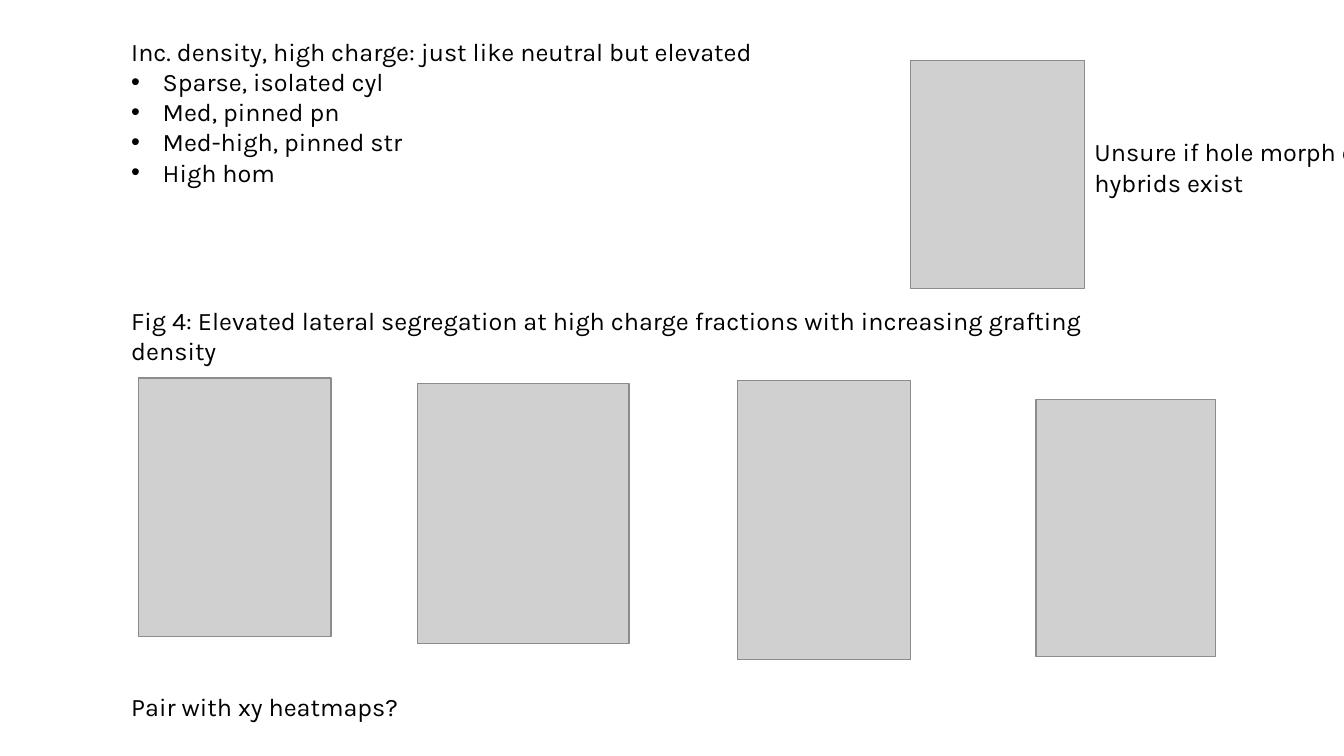
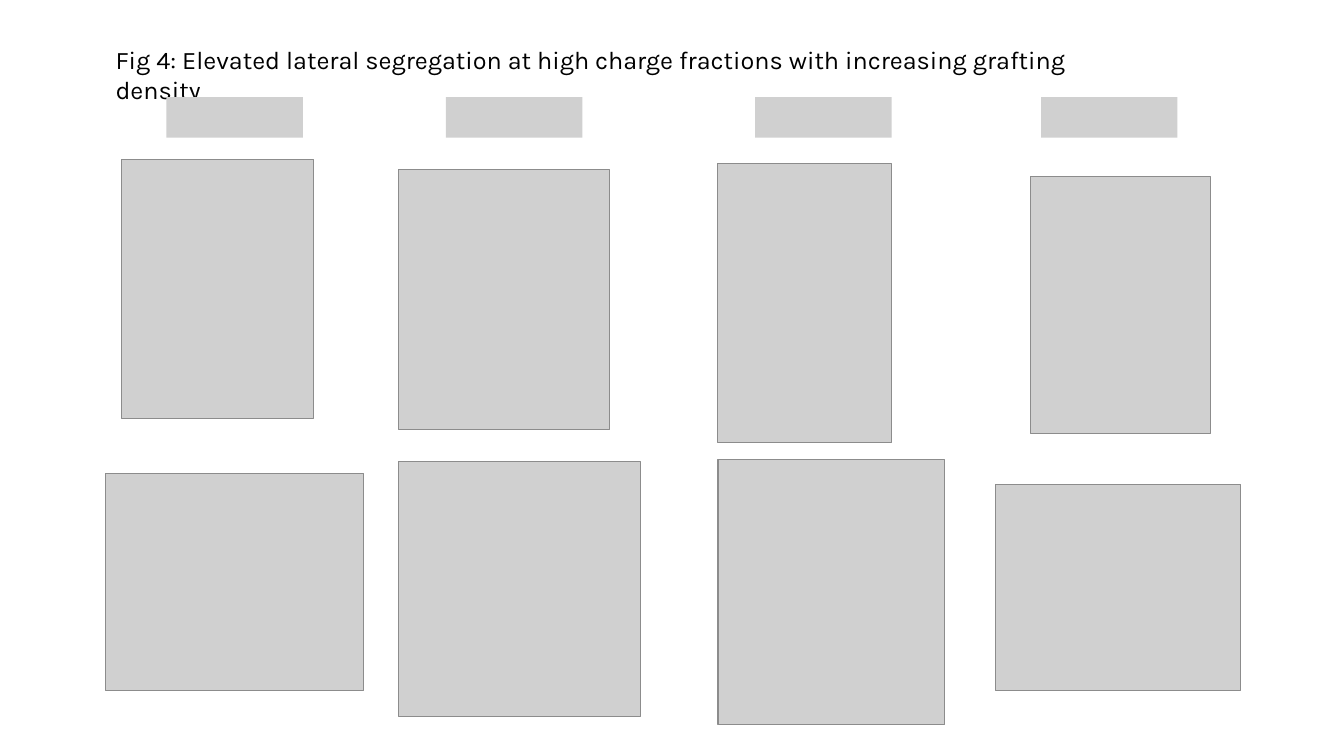
Before and after one commit to tyokokur/presentations, a slide deck: slide 7 of SYSG3_paper.pptx. Drawn at 1344x756 pixels with LibreOffice and Linux fonts; fonts in the diff are those of the drawing; grey boxes stand for pictures. Boxes give left, top, right and bottom in pixels: in the first picture for what was removed or moved away, otherwise in the second. Text is boxed around its words. In the diff, an @@ line names an element or a change of style, - is before the commit and + after.

Commit message:
autocommit

```diff
--- a/SYSG3_paper.pptx
+++ b/SYSG3_paper.pptx
@@ text "Fig 4: Elevated lateral segregation ...": place and size @@
-text "Fig 4: Elevated lateral segregation ..." at (131,312,1081,336)
+text "Fig 4: Elevated lateral segregation ..." at (116,51,1065,75)
@@ text removed at (131,43,752,188) @@
-Inc. density, high charge: just like neutral but elevated
-• Sparse, isolated cyl
-• Med, pinned pn
-• Med-high, pinned str
-• High hom
@@ picture removed at (910,60,1084,288) @@
@@ picture added at (166,97,302,137) @@
@@ picture added at (446,97,582,137) @@
@@ picture added at (755,97,891,137) @@
@@ picture added at (1042,97,1178,137) @@
@@ text removed at (1094,143,1336,198) @@
-Unsure if hole morph or hybrids exist
@@ picture: place and size @@
-picture at (138,378,331,637)
+picture at (121,159,314,418)
@@ picture: place and size @@
-picture at (418,384,629,644)
+picture at (399,169,610,430)
@@ picture: place and size @@
-picture at (737,381,910,660)
+picture at (718,164,891,444)
@@ picture: place and size @@
-picture at (1036,400,1216,656)
+picture at (1030,177,1210,434)
@@ picture added at (106,473,364,691) @@
@@ picture added at (399,462,641,718) @@
@@ picture added at (718,460,945,725) @@
@@ picture added at (996,484,1241,691) @@
@@ text removed at (131,698,398,722) @@
-Pair with xy heatmaps?
```
